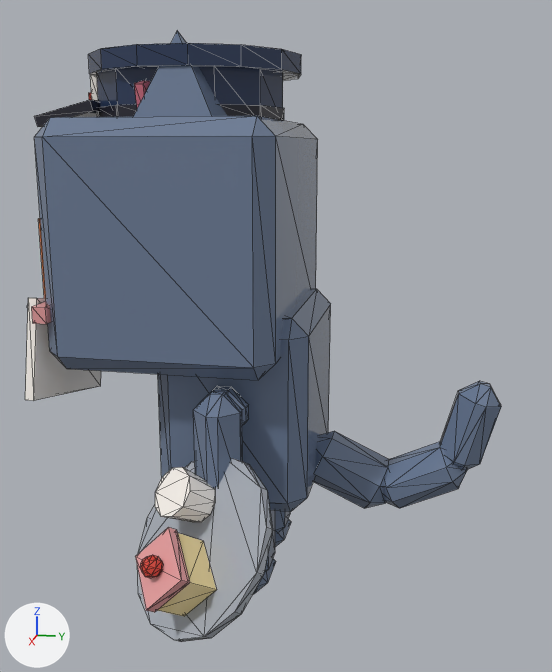
Two versions of the glTF model assets/cat-cafe/exports/CatCafe_Cat_Postie_Work.glb, one commit apart.
Both versions are drawn from a camera (50 mm lens) standing at (2.666, 0.573, 1.581) and looking at (0.082, 0.056, 0.935). Every picture has the same lights, and +X, +Y and +Z are marked at lower left. The first picture is the older version. Mesh edges are drawn as thin lines. Vertices at exactly the same position are counted once.

Objects in the first picture: 'CatCafe_Cat_Postie_Work_Body', 'CatCafe_Cat_Postie_Work_EarL', 'CatCafe_Cat_Postie_Work_Head', 'CatCafe_Cat_Postie_Work_Held_Waiter', 'CatCafe_Cat_Postie_Work_LegF1', 'CatCafe_Cat_Postie_Work_Prop', 'CatCafe_Cat_Postie_Work_Prop2', 'CatCafe_Cat_Postie_Work_Tail' and 3 more.
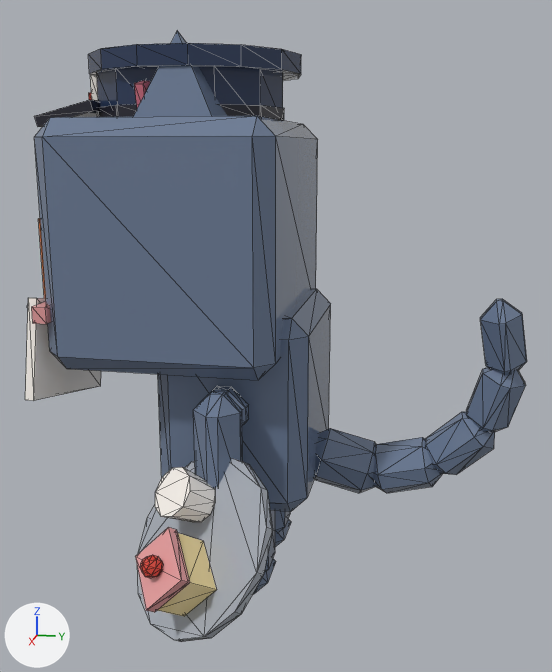
The change in detail:
me_catcafe_cat_postie_work_tail is used by ob_catcafe_cat_postie_work_tail; location (0.0, 0.19, 0.475).
me_catcafe_cat_postie_work_tail had 72 vertices, 132 faces and spanned x -0.095..0.095, y -0.042..0.656, z -0.195..0.308.
me_catcafe_cat_postie_work_tail now has 120 vertices, 220 faces and spans x -0.109..0.166, y -0.037..0.724, z -0.148..0.628.
me_catcafe_cat_postie_work_tail part 1: the loose piece of 24 vertices spanning x -0.095..0.095, y -0.042..0.3, z -0.195..0.074 is rebuilt with 24 vertices and now spans x -0.109..0.099, y -0.037..0.258, z -0.148..0.09.
me_catcafe_cat_postie_work_tail part 2: the loose piece of 24 vertices spanning x -0.086..0.086, y 0.22..0.554, z -0.186..0.065 is rebuilt with 24 vertices and now spans x -0.101..0.09, y 0.185..0.476, z -0.14..0.082.
me_catcafe_cat_postie_work_tail part 3: the loose piece of 24 vertices spanning x -0.076..0.076, y 0.451..0.656, z -0.032..0.308 is rebuilt with 24 vertices and now spans x -0.079..0.107, y 0.404..0.639, z -0.041..0.199.
me_catcafe_cat_postie_work_tail part 4: a new loose piece of 24 vertices spanning x -0.04..0.135, y 0.538..0.724, z 0.125..0.41, in mat_catcafe_palette.
me_catcafe_cat_postie_work_tail part 5: a new loose piece of 24 vertices spanning x 0.005..0.166, y 0.561..0.721, z 0.345..0.628, in mat_catcafe_palette.

Where the change shows, as pixel boxes (x1, y1, x2, y2) in the pictures (552 x 672 px):
'CatCafe_Cat_Postie_Work_Tail', reshaped (13% wider, 52% taller): before (313, 381, 501, 508); after (314, 299, 527, 493)
part 1 of me_catcafe_cat_postie_work_tail, rebuilt (17% narrower, 15% shorter): before (313, 431, 388, 508); after (314, 428, 376, 493)
part 2 of me_catcafe_cat_postie_work_tail, rebuilt (18% narrower, 15% shorter): before (384, 442, 467, 508); after (374, 437, 442, 493)
part 3 of me_catcafe_cat_postie_work_tail, rebuilt (15% wider, 29% shorter): before (440, 381, 501, 470); after (425, 412, 495, 475)
part 4 of me_catcafe_cat_postie_work_tail, added (blue): after (466, 367, 526, 433)
part 5 of me_catcafe_cat_postie_work_tail, added (blue): after (480, 299, 527, 375)
